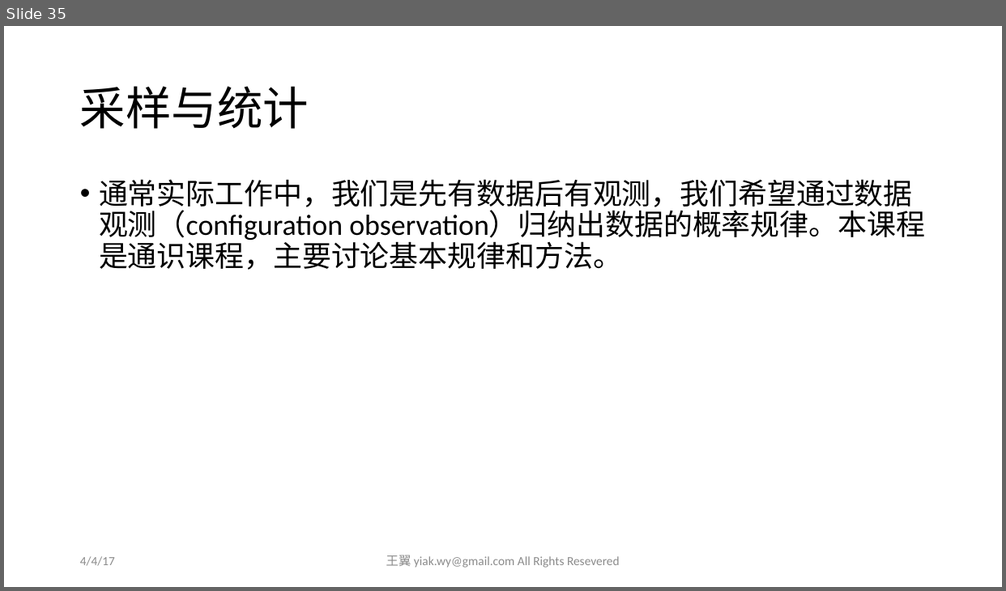
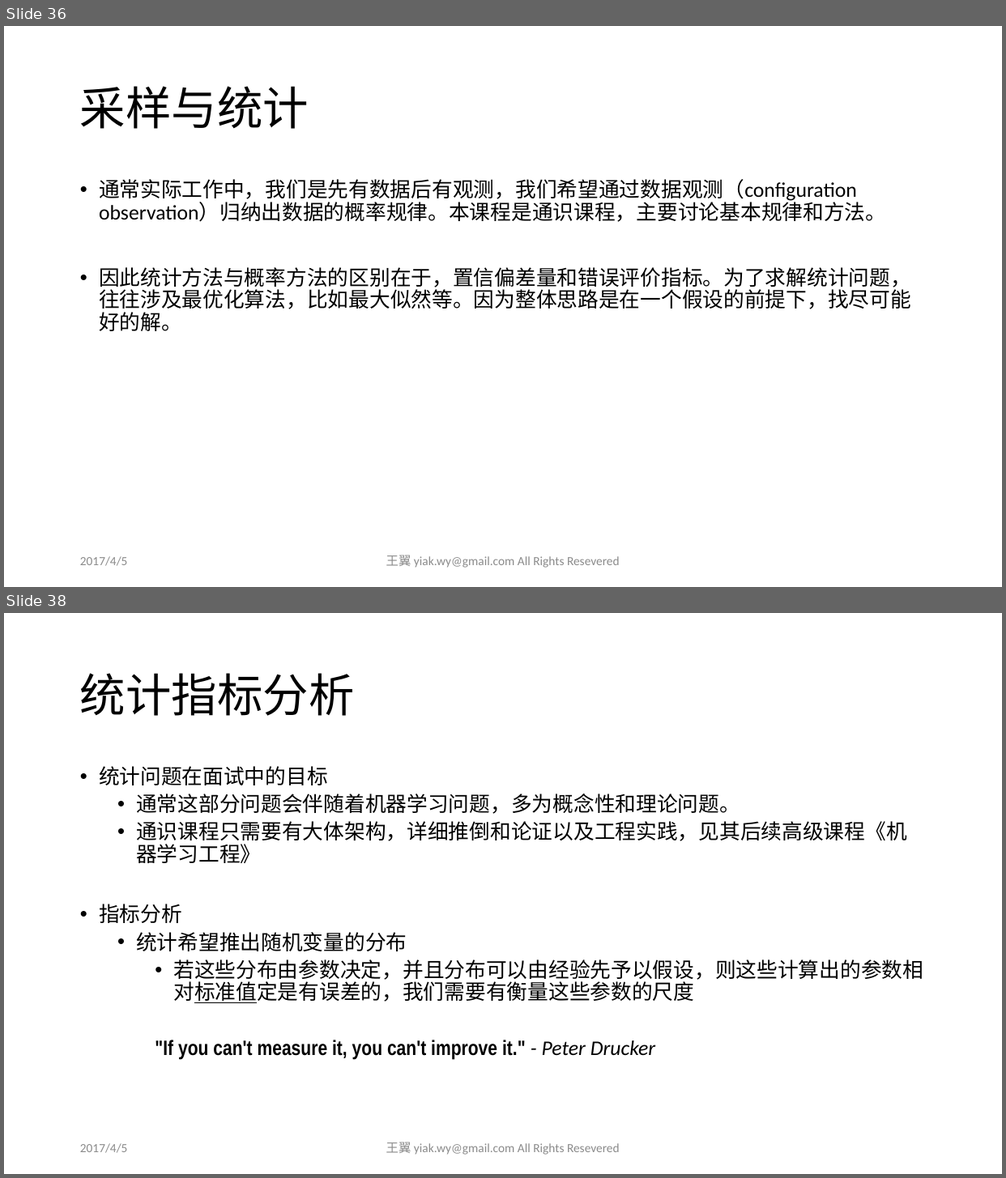
Before and after one commit to yiakwy/yiakwy.github.io, a slide deck: Computing Random Variables/Computing Random Variables.pptx. Shown one above the other, each under a label of ours: slide 35 before the commit, slides 36 and 38 after it; the slides between them are not shown. The pictures are 1006x591 and 1006x1178 pixels, drawn with LibreOffice and Linux fonts; fonts in the diff are those of the drawing. Boxes give left, top, right and bottom in pixels: in the first picture for what was removed or moved away, otherwise in the second. Text is boxed around its words. In the diff, an @@ line names an element or a change of style, - is before the commit and + after.

```diff
--- a/Computing Random Variables/Computing Random Variables.pptx
+++ b/Computing Random Variables/Computing Random Variables.pptx
@@ slide 38 added at (4, 613, 1002, 1174), background #FFFFFF @@
@@ title added at (80, 673, 355, 716), 44 pt, text #000000 @@
+统计指标分析
@@ text added at (99, 766, 923, 1059), 20 pt, text #000000 @@
+• 统计问题在面试中的目标
+  • 通常这部分问题会伴随着机器学习问题，多为概念性和理论问题。
+  • 通识课程只需要有大体架构，详细推倒和论证以及工程实践，见其后续高级课程《机器学习工程》
+• 指标分析
+  • 统计希望推出随机变量的分布
+    • 若这些分布由参数决定，并且分布可以由经验先予以假设，则这些计算出的参数相对标准值定是有误差的，我们需要有衡量这些参数的尺度
+    "If you can't measure it, you can't improve it." - Peter Drucker
@@ text added at (80, 1144, 128, 1153), 12 pt, text #8C8C8C @@
+2017/4/5
@@ text added at (386, 1142, 620, 1155), 12 pt, text #8C8C8C @@
+王翼 yiak.wy@gmail.com All Rights Resevered
@@ what was slide 35 is now slide 36 @@
@@ slide 36 changed as well @@
@@ text at (99, 179, 886, 222): size 28 to 20 pt in "通常实际工作中，我们是先有数据后有观测，我们希望通过数据观测（configuration observation）归纳出 ..." @@
@@ text at (99, 267, 911, 331): paragraph added @@
+• 因此统计方法与概率方法的区别在于，置信偏差量和错误评价指标。为了求解统计问题，往往涉及最优化算法，比如最大似然等。因为整体思路是在一个假设的前提下，找尽可能好的解。
@@ text at (80, 557, 128, 566): text changed @@
-4/4/17
+2017/4/5
```
Also in this commit, not shown: 34 other slides changed, 19 other slides added.
